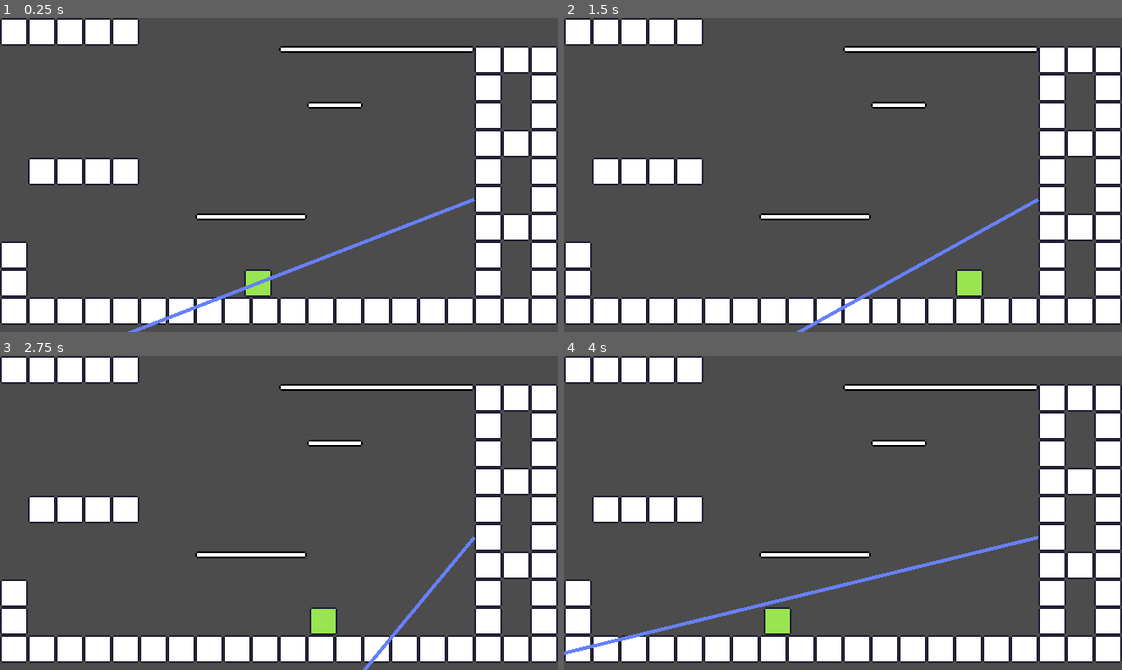
Above: before the commit, frames 1-4 (two rows, left to right).
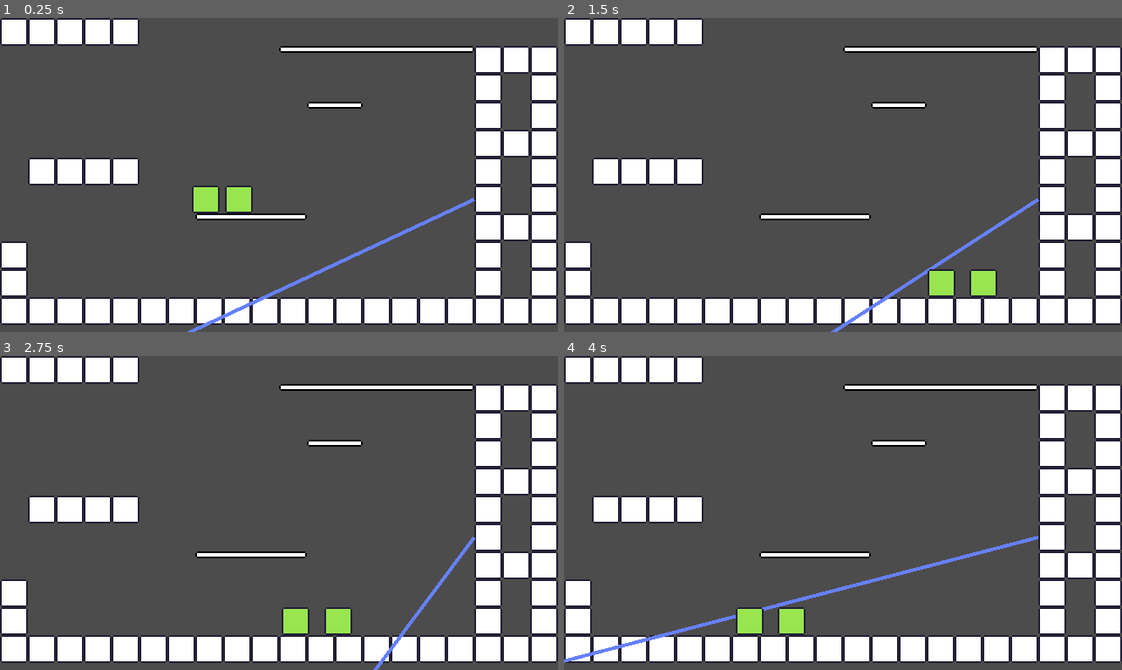
Above: after the commit, the same moments.

Repository: blaise-rascal/gwj30
Game: Godot game, scene res://scenes/Main.tscn
The game is run twice, just before and just after one commit, with the same random seed, the same clock (stepped at 60 frames per second) and the same inputs.
Inputs:
- Up to frame 1 (0.25 s): no input
- Up to frame 2 (1.5 s): hold Right (ui_right) 0.53-1.28 s; hold Left (ui_left) from 1.28 s (still down)
- Up to frame 3 (2.75 s): release Left (ui_left) at 2.03 s; hold Right (ui_right) from 2.03 s (still down)
- Up to frame 4 (4 s): release Right (ui_right) at 2.78 s; hold Up (ui_up) 2.78-3.53 s; hold Left (ui_left) from 3.53 s (still down)

The runs differ from the first frame. In frame 1, 2.5% of the frame differs, in the area x 22-85%, y 53-100%; in frame 2, 1.9%; in frame 3, 1.5%; in frame 4, 2.3%.

Commit message:
Replaced the "Player" node with "NewPlayer" - everything should work in html5 now

Diff:
--- a/scenes/Main.tscn
+++ b/scenes/Main.tscn
@@ -1,15 +1,19 @@
-[gd_scene load_steps=4 format=2]
+[gd_scene load_steps=5 format=2]
 
-[ext_resource path="res://scenes/Characters/Player.tscn" type="PackedScene" id=1]
+[ext_resource path="res://scenes/characters/Player.tscn" type="PackedScene" id=1]
 [ext_resource path="res://scenes/levels/LevelOne.tscn" type="PackedScene" id=2]
 [ext_resource path="res://scenes/characters/Enemy.tscn" type="PackedScene" id=3]
+[ext_resource path="res://scenes/characters/NewPlayer.tscn" type="PackedScene" id=4]
 
 [node name="Main" type="Node2D"]
-
-[node name="Player" parent="." instance=ExtResource( 1 )]
-position = Vector2( 148, 160 )
 
 [node name="LevelOne" parent="." instance=ExtResource( 2 )]
 
 [node name="Enemy" parent="." instance=ExtResource( 3 )]
 position = Vector2( 272, 104 )
+
+[node name="Player" parent="." instance=ExtResource( 1 )]
+position = Vector2( 118, 63 )
+
+[node name="NewPlayer" parent="." instance=ExtResource( 4 )]
+position = Vector2( 137, 94 )
--- a/scenes/characters/Enemy.gd
+++ b/scenes/characters/Enemy.gd
@@ -15,4 +15,4 @@
 
 func _physics_process(delta):
 	# Aiming now works
-	global_rotation = find_target(get_parent().get_node("Player").global_position, get_parent().get_node("Player").velocity)
+	global_rotation = find_target(get_parent().get_node("NewPlayer").global_position, get_parent().get_node("Player").velocity)
--- /dev/null
+++ b/scenes/characters/NewPlayer.gd
@@ -0,0 +1,79 @@
+extends KinematicBody2D
+
+const MAX_SPEED : int = 260 # Pixels/second.
+const ACCELERATION_MODIFIER : int = 1500 # Pixels/second
+const DRAG_COEF : float = -0.999 # Ratio
+const AIR_DRAG : float = -0.3 # Ratio
+const VELOCITY_TO_STOP_DRAGGING : int = 16 # Pixels/second
+const JUMP_ACCELERATION : int = 17 # Some unit, not really sure what tbh
+const WALL_JUMP_ACCELERATION : int = 12 # see above comment
+const GRAVITY : int = 1 # See above comment
+
+onready var on_ground = $OnGround
+onready var on_ground_left = $OnGroundLeft
+onready var on_ground_right = $OnGroundRight
+onready var on_left_wall = $OnLeftWall
+onready var on_right_wall = $OnRightWall
+onready var coyote_time = $CoyoteTime
+
+var velocity = Vector2()
+
+# Called when the node enters the scene tree for the first time.
+func _ready():
+	pass # Replace with function body.
+
+
+func is_on_ground():
+	if on_ground.is_colliding() or on_ground_left.is_colliding() or on_ground_right.is_colliding():
+		coyote_time.start()
+	return coyote_time.time_left > 0
+
+
+func _physics_process(delta):
+	var acceleration = Vector2(0,0)  # The player's movement vector.
+	if Input.is_action_pressed("ui_right"):
+		acceleration.x += 1
+	if Input.is_action_pressed("ui_left"):
+		acceleration.x -= 1
+	if Input.is_action_just_pressed("ui_up"):
+		if is_on_ground():
+			velocity.y = 0
+			acceleration.y -= JUMP_ACCELERATION
+		elif on_left_wall.is_colliding():
+			velocity.y = 0
+			acceleration.y -= WALL_JUMP_ACCELERATION
+			velocity.x = MAX_SPEED
+		elif on_right_wall.is_colliding():
+			velocity.y = 0
+			acceleration.y -= WALL_JUMP_ACCELERATION
+			velocity.x = -MAX_SPEED
+
+	acceleration.x = clamp(acceleration.x, -1, 1)
+
+	# Apply gravity
+	acceleration.y += GRAVITY
+
+	#See if the character needs to drag to a halt
+	if acceleration.x == 0:
+		#$CharAnims.play("idle")
+		if(abs(velocity.x) > VELOCITY_TO_STOP_DRAGGING) :
+			if is_on_ground():
+				acceleration.x = DRAG_COEF * clamp(velocity.x, -1, 1)
+			else:
+				acceleration.x = AIR_DRAG * clamp(velocity.x, -1, 1)
+		else:
+			velocity.x = 0
+#	else:
+#		if(acceleration.x >0):
+#			$Sprite.flip_h=true
+#		elif(acceleration.x <0):
+#			$Sprite.flip_h=false
+#		$CharAnims.play("walk")
+
+	# Apply acceleration modifier & do other stuff
+	if acceleration.length() > 0:
+		acceleration *= ACCELERATION_MODIFIER
+		velocity += acceleration * delta
+		if(abs(velocity.x) > MAX_SPEED):
+			velocity.x = clamp(velocity.x, -1, 1) * MAX_SPEED
+	velocity = move_and_slide(velocity, Vector2(0, -1))
--- /dev/null
+++ b/scenes/characters/NewPlayer.tscn
@@ -0,0 +1,46 @@
+[gd_scene load_steps=4 format=2]
+
+[ext_resource path="res://textures/characters/Player.png" type="Texture" id=1]
+[ext_resource path="res://scenes/characters/NewPlayer.gd" type="Script" id=2]
+
+[sub_resource type="RectangleShape2D" id=1]
+extents = Vector2( 8, 8 )
+
+[node name="NewPlayer" type="KinematicBody2D"]
+script = ExtResource( 2 )
+
+[node name="Sprite" type="Sprite" parent="."]
+position = Vector2( 0, -8 )
+texture = ExtResource( 1 )
+
+[node name="CollisionShape2D" type="CollisionShape2D" parent="."]
+position = Vector2( 0, -8 )
+shape = SubResource( 1 )
+
+[node name="OnGround" type="RayCast2D" parent="."]
+enabled = true
+cast_to = Vector2( 0, 1 )
+
+[node name="OnGroundLeft" type="RayCast2D" parent="."]
+position = Vector2( -8, 0 )
+enabled = true
+cast_to = Vector2( 0, 1 )
+
+[node name="OnGroundRight" type="RayCast2D" parent="."]
+position = Vector2( 8, 0 )
+enabled = true
+cast_to = Vector2( 0, 1 )
+
+[node name="OnLeftWall" type="RayCast2D" parent="."]
+position = Vector2( -8, -4 )
+enabled = true
+cast_to = Vector2( -5, 0 )
+
+[node name="OnRightWall" type="RayCast2D" parent="."]
+position = Vector2( 8, -4 )
+enabled = true
+cast_to = Vector2( 4, 0 )
+
+[node name="CoyoteTime" type="Timer" parent="."]
+wait_time = 0.3
+one_shot = true
